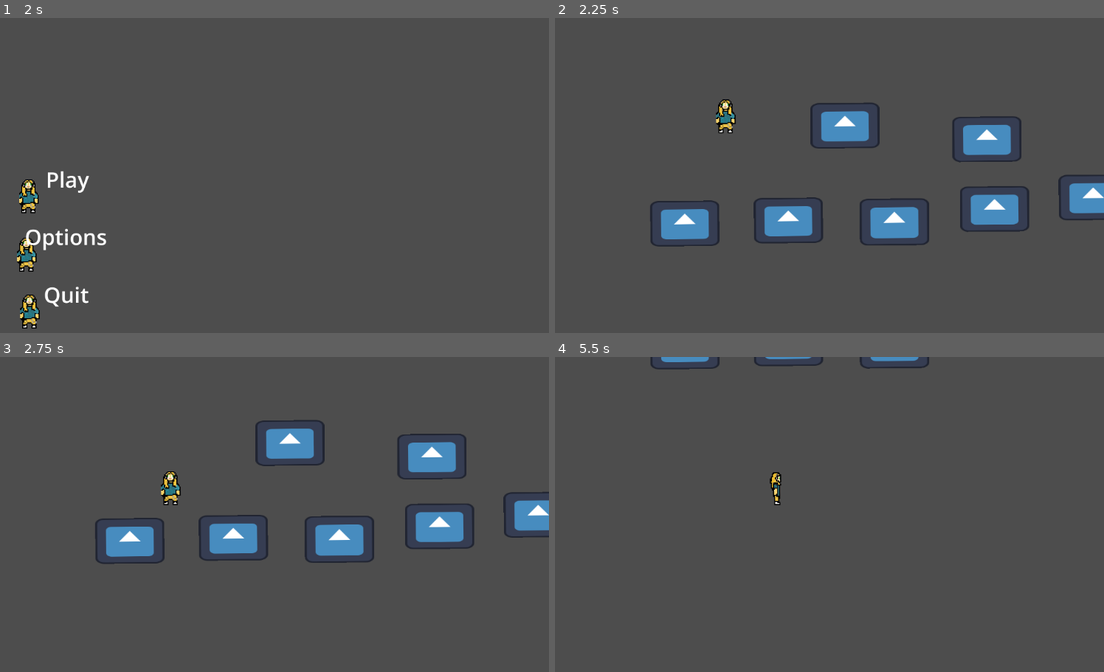
Above: before the commit, frames 1-4 (two rows, left to right).
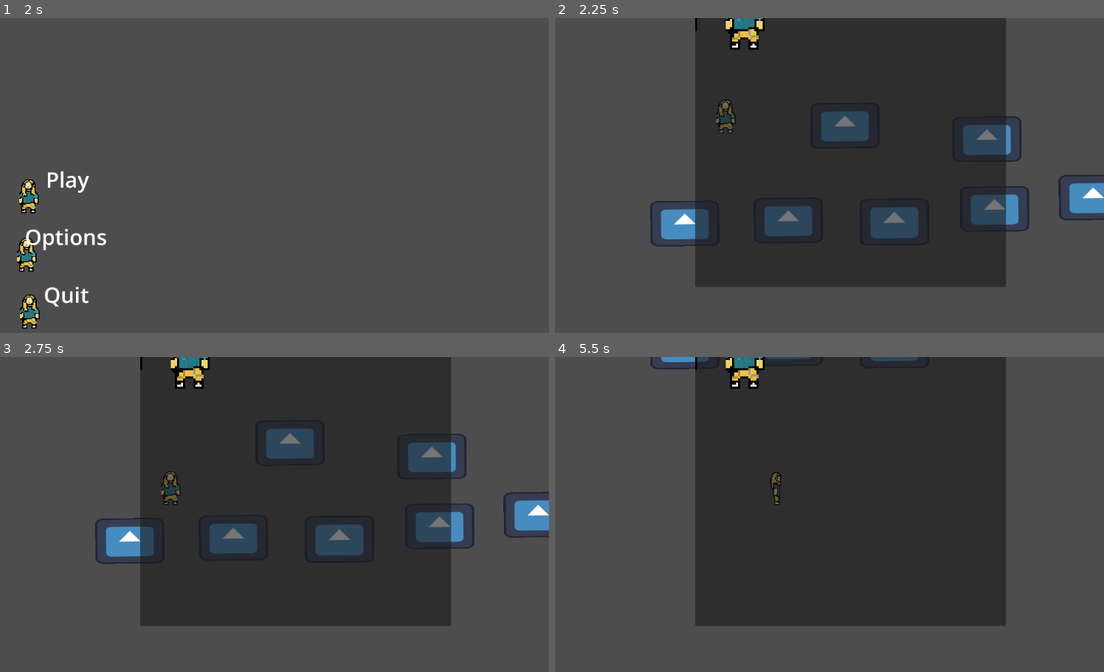
Above: after the commit, the same moments.

Repository: TalesMarc/AngelaCultoRepository
Game: Godot game, scene res://inicio.tscn
Two runs of this game, one before a commit and one after it. Both use one fixed random seed, a clock stepped at 60 frames per second and the inputs below. The engine's default icon, where the game draws it, is replaced by a stand-in: a white triangle on a blue panel in a dark square.
Inputs (mouse positions are in pixels of both pictures, inside the frame that each line leads up to):
- Up to frame 1 (2 s): click "Options" at 0.5 s; click "Back" at 1.25 s
- Up to frame 2 (2.25 s): click "Play" at 2 s
- Up to frame 3 (2.75 s): no input
- Up to frame 4 (5.5 s): click (851, 454) at 2.75 s, where only the run after the commit has a clickable "resume"; click (851, 454) at 3.5 s, where only the run after the commit has a clickable "Settings"; hold D (move_right) from 4.28 s (still down)

Frame 1 is identical in both runs. In frame 2, 47% of the frame differs, in the area x 25-83%, y 0-86%; in frame 3, 47%; in frame 4, 48%.

Commit message:
Atualização automática do projeto

Diff:
--- a/node_2d.tscn
+++ b/node_2d.tscn
@@ -15,6 +15,7 @@
 [ext_resource type="Texture2D" uid="uid://c8wj31mir2h8s" path="res://gay do jorge parado - cópia/sprite_4.png" id="13_bjha6"]
 [ext_resource type="Texture2D" uid="uid://g3hkhsfcyndp" path="res://gay do jorge parado - cópia/sprite_5.png" id="14_gt76g"]
 [ext_resource type="Texture2D" uid="uid://kue3gp2sclu8" path="res://sprite_0 2.png" id="15_d2bti"]
+[ext_resource type="Texture2D" uid="uid://c05me443cmgxi" path="res://sprite_5.png" id="16_ta5nu"]
 
 [sub_resource type="RectangleShape2D" id="RectangleShape2D_0hol4"]
 size = Vector2(128.236, 125.902)
@@ -212,10 +213,51 @@
 shape = SubResource("RectangleShape2D_q6r6c")
 
 [node name="PauseMenu" type="CanvasLayer" parent="."]
-visible = false
 
 [node name="PanelContainer" type="PanelContainer" parent="PauseMenu"]
-offset_left = 243.0
-offset_top = -78.0
-offset_right = 850.0
-offset_bottom = 585.0
+offset_left = 354.0
+offset_top = -138.0
+offset_right = 961.0
+offset_bottom = 525.0
+
+[node name="TextureButton" type="TextureButton" parent="PauseMenu/PanelContainer"]
+layout_mode = 2
+texture_normal = ExtResource("16_ta5nu")
+texture_hover = ExtResource("15_d2bti")
+
+[node name="Label" type="Label" parent="PauseMenu/PanelContainer/TextureButton"]
+layout_mode = 0
+offset_left = 96.0
+offset_top = 12.0
+offset_right = 404.0
+offset_bottom = 158.0
+theme_override_font_sizes/font_size = 84
+text = "resume"
+
+[node name="TextureButton2" type="TextureButton" parent="PauseMenu/PanelContainer"]
+layout_mode = 2
+texture_normal = ExtResource("16_ta5nu")
+texture_hover = ExtResource("15_d2bti")
+
+[node name="Label" type="Label" parent="PauseMenu/PanelContainer/TextureButton2"]
+layout_mode = 0
+offset_left = 88.0
+offset_top = 8.0
+offset_right = 396.0
+offset_bottom = 154.0
+theme_override_font_sizes/font_size = 84
+text = "Settings"
+
+[node name="TextureButton3" type="TextureButton" parent="PauseMenu/PanelContainer"]
+layout_mode = 2
+texture_normal = ExtResource("16_ta5nu")
+texture_hover = ExtResource("15_d2bti")
+
+[node name="Label" type="Label" parent="PauseMenu/PanelContainer/TextureButton3"]
+layout_mode = 0
+offset_left = 170.0
+offset_top = 11.0
+offset_right = 328.0
+offset_bottom = 157.0
+theme_override_font_sizes/font_size = 84
+text = "Sair"
Not shown: 1 places in node_2d.tscn that only renumber resources
